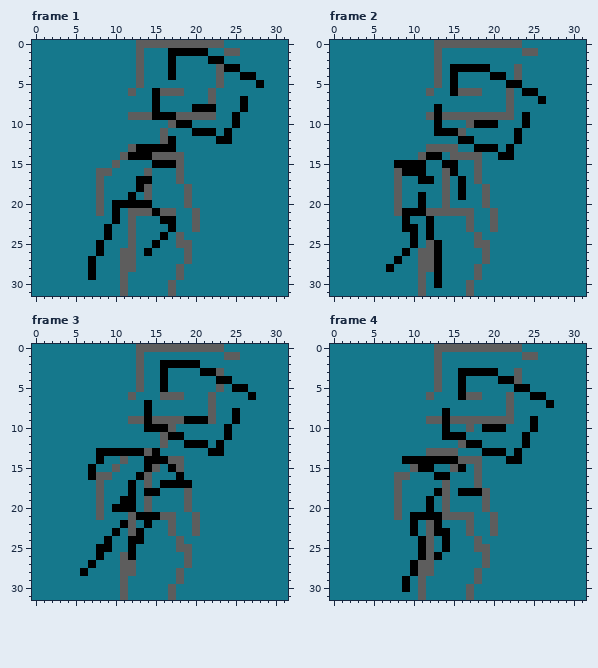
A pixel-art file gets an edit: Content/Sprites/entity.aseprite. That is the earlier state.
32x32 pixels, 4 frames. Shown: frame 1, frame 2, frame 3, frame 4.
New version:
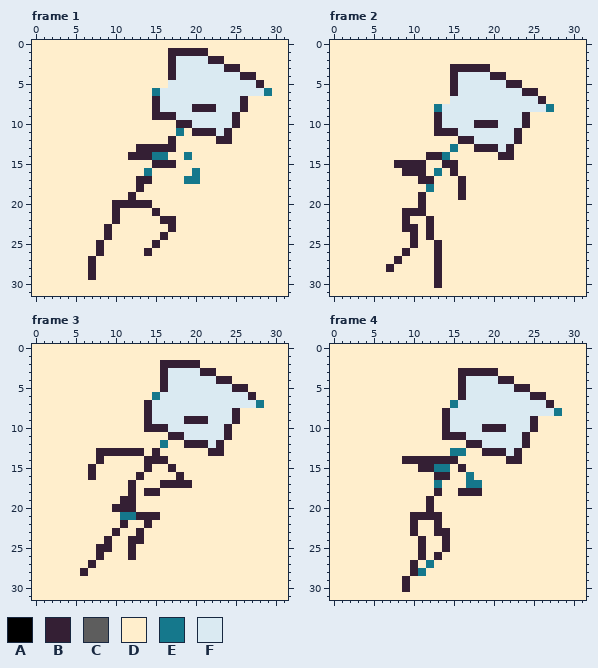
Palette (. is transparent): A #000000  B #341f34  C #5d5d5d  D #ffeecc  E #15788c  F #daeaf2
From old to new:
layer "background" added
layer "idle" now hidden
layer "luminosity" now hidden
Changed rows in their new state; - is an unchanged pixel.
Frame 1:
first column x 0:
 0 DDDDDDDDDDDDDDDDDDDDDDDDDDDDDDDD
 1 DDDDDDDDDDDDDDDDDBBBBBDDDDDDDDDD
 2 DDDDDDDDDDDDDDDDDBFFFFBBDDDDDDDD
 3 DDDDDDDDDDDDDDDDDBFFFFFFBBDDDDDD
 4 DDDDDDDDDDDDDDDDDBFFFFFFFFBBDDDD
 5 DDDDDDDDDDDDDDDDDFFFFFFFFFFFBDDD
 6 DDDDDDDDDDDDDDDEFFFFFFFFFFFFF-DD
 7 DDDDDDDDDDDDDDDBFFFFFFFFFFBDDDDD
 8 DDDDDDDDDDDDDDDBFFFFBBBFFFBDDDDD
 9 DDDDDDDDDDDDDDDBBBFFFFFFFBDDDDDD
10 DDDDDDDDDDDDDDDDDDBBFFFFFBDDDDDD
11 DDDDDDDDDDDDDDDDDD-DBBBFBDDDDDDD
12 DDDDDDDDDDDDDDDDDBDDDDDBBDDDDDDD
13 DDDDDDDDDDDDDBBBBBDDDDDDDDDDDDDD
14 DDDDDDDDDDDDBBBEEDD-DDDDDDDDDDDD
15 DDDDDDDDDDDDDDDBBBDDDDDDDDDDDDDD
16 DDDDDDDDDDDDDDEDDDDD-DDDDDDDDDDD
17 DDDDDDDDDDDDDBBDDDD--DDDDDDDDDDD
18 DDDDDDDDDDDDDBDDDDDDDDDDDDDDDDDD
19 DDDDDDDDDDDDBDDDDDDDDDDDDDDDDDDD
20 DDDDDDDDDDBBBBBDDDDDDDDDDDDDDDDD
21 DDDDDDDDDDBDDDDBDDDDDDDDDDDDDDDD
22 DDDDDDDDDDBDDDDDBBDDDDDDDDDDDDDD
23 DDDDDDDDDBDDDDDDDBDDDDDDDDDDDDDD
24 DDDDDDDDDBDDDDDDBDDDDDDDDDDDDDDD
25 DDDDDDDDBDDDDDDBDDDDDDDDDDDDDDDD
26 DDDDDDDDBDDDDDBDDDDDDDDDDDDDDDDD
27 DDDDDDDBDDDDDDDDDDDDDDDDDDDDDDDD
28 DDDDDDDBDDDDDDDDDDDDDDDDDDDDDDDD
29 DDDDDDDBDDDDDDDDDDDDDDDDDDDDDDDD
30 DDDDDDDDDDDDDDDDDDDDDDDDDDDDDDDD
31 DDDDDDDDDDDDDDDDDDDDDDDDDDDDDDDD
Frame 2:
first column x 0:
 0 DDDDDDDDDDDDDDDDDDDDDDDDDDDDDDDD
 1 DDDDDDDDDDDDDDDDDDDDDDDDDDDDDDDD
 2 DDDDDDDDDDDDDDDDDDDDDDDDDDDDDDDD
 3 DDDDDDDDDDDDDDDBBBBBDDDDDDDDDDDD
 4 DDDDDDDDDDDDDDDBFFFFBBDDDDDDDDDD
 5 DDDDDDDDDDDDDDDBFFFFFFBBDDDDDDDD
 6 DDDDDDDDDDDDDDDBFFFFFFFFBBDDDDDD
 7 DDDDDDDDDDDDDDDFFFFFFFFFFFBDDDDD
 8 DDDDDDDDDDDDDEFFFFFFFFFFFFF-DDDD
 9 DDDDDDDDDDDDDBFFFFFFFFFFBDDDDDDD
10 DDDDDDDDDDDDDBFFFFBBBFFFBDDDDDDD
11 DDDDDDDDDDDDDBBBFFFFFFFBDDDDDDDD
12 DDDDDDDDDDDDDDDDBBFFFFFBDDDDDDDD
13 DDDDDDDDDDDDDDDEDDBBBFBDDDDDDDDD
14 DDDDDDDDDDDDBB-DDDDDDBBDDDDDDDDD
15 DDDDDDDDBBBBDDBBDDDDDDDDDDDDDDDD
16 DDDDDDDDDBBBD-DBDDDDDDDDDDDDDDDD
17 DDDDDDDDDDDBBDDDBDDDDDDDDDDDDDDD
18 DDDDDDDDDDDD-DDDBDDDDDDDDDDDDDDD
19 DDDDDDDDDDDBDDDDBDDDDDDDDDDDDDDD
20 DDDDDDDDDDDBDDDDDDDDDDDDDDDDDDDD
21 DDDDDDDDDBBBDDDDDDDDDDDDDDDDDDDD
22 DDDDDDDDDBDDBDDDDDDDDDDDDDDDDDDD
23 DDDDDDDDDBBDBDDDDDDDDDDDDDDDDDDD
24 DDDDDDDDDDBDBDDDDDDDDDDDDDDDDDDD
25 DDDDDDDDDDBDDBDDDDDDDDDDDDDDDDDD
26 DDDDDDDDDBDDDBDDDDDDDDDDDDDDDDDD
27 DDDDDDDDBDDDDBDDDDDDDDDDDDDDDDDD
28 DDDDDDDBDDDDDBDDDDDDDDDDDDDDDDDD
29 DDDDDDDDDDDDDBDDDDDDDDDDDDDDDDDD
30 DDDDDDDDDDDDDBDDDDDDDDDDDDDDDDDD
31 DDDDDDDDDDDDDDDDDDDDDDDDDDDDDDDD
Frame 3:
first column x 0:
 0 DDDDDDDDDDDDDDDDDDDDDDDDDDDDDDDD
 1 DDDDDDDDDDDDDDDDDDDDDDDDDDDDDDDD
 2 DDDDDDDDDDDDDDDDBBBBBDDDDDDDDDDD
 3 DDDDDDDDDDDDDDDDBFFFFBBDDDDDDDDD
 4 DDDDDDDDDDDDDDDDBFFFFFFBBDDDDDDD
 5 DDDDDDDDDDDDDDDDBFFFFFFFFBBDDDDD
 6 DDDDDDDDDDDDDDD-FFFFFFFFFFFBDDDD
 7 DDDDDDDDDDDDDDBFFFFFFFFFFFFF-DDD
 8 DDDDDDDDDDDDDDBFFFFFFFFFFBDDDDDD
 9 DDDDDDDDDDDDDDBFFFFBBBFFFBDDDDDD
10 DDDDDDDDDDDDDDBBBFFFFFFFBDDDDDDD
11 DDDDDDDDDDDDDDDDDBBFFFFFBDDDDDDD
12 DDDDDDDDDDDDDDDDEDDBBBFBDDDDDDDD
13 DDDDDDDDBBBBBBDBDDDDDDBBDDDDDDDD
14 DDDDDDDDBDDDDDBBBDDDDDDDDDDDDDDD
15 DDDDDDDBDDDDDDBDDBDDDDDDDDDDDDDD
16 DDDDDDDBDDDDDBDDDDBDDDDDDDDDDDDD
17 DDDDDDDDDDDDBDDDBBBBDDDDDDDDDDDD
18 DDDDDDDDDDDDBDBBDDDDDDDDDDDDDDDD
19 DDDDDDDDDDDBBDDDDDDDDDDDDDDDDDDD
20 DDDDDDDDDDBBBDDDDDDDDDDDDDDDDDDD
21 DDDDDDDDDDD-EBBBDDDDDDDDDDDDDDDD
22 DDDDDDDDDDDBDDBDDDDDDDDDDDDDDDDD
23 DDDDDDDDDDBDDBDDDDDDDDDDDDDDDDDD
24 DDDDDDDDDBDDBBDDDDDDDDDDDDDDDDDD
25 DDDDDDDDBBDDBDDDDDDDDDDDDDDDDDDD
26 DDDDDDDDBDDDBDDDDDDDDDDDDDDDDDDD
27 DDDDDDDBDDDDDDDDDDDDDDDDDDDDDDDD
28 DDDDDDBDDDDDDDDDDDDDDDDDDDDDDDDD
29 DDDDDDDDDDDDDDDDDDDDDDDDDDDDDDDD
30 DDDDDDDDDDDDDDDDDDDDDDDDDDDDDDDD
31 DDDDDDDDDDDDDDDDDDDDDDDDDDDDDDDD
Frame 4:
first column x 0:
 0 DDDDDDDDDDDDDDDDDDDDDDDDDDDDDDDD
 1 DDDDDDDDDDDDDDDDDDDDDDDDDDDDDDDD
 2 DDDDDDDDDDDDDDDDDDDDDDDDDDDDDDDD
 3 DDDDDDDDDDDDDDDDBBBBBDDDDDDDDDDD
 4 DDDDDDDDDDDDDDDDBFFFFBBDDDDDDDDD
 5 DDDDDDDDDDDDDDDDBFFFFFFBBDDDDDDD
 6 DDDDDDDDDDDDDDDDBFFFFFFFFBBDDDDD
 7 DDDDDDDDDDDDDDD-FFFFFFFFFFFBDDDD
 8 DDDDDDDDDDDDDDBFFFFFFFFFFFFF-DDD
 9 DDDDDDDDDDDDDDBFFFFFFFFFFBDDDDDD
10 DDDDDDDDDDDDDDBFFFFBBBFFFBDDDDDD
11 DDDDDDDDDDDDDDBBBFFFFFFFBDDDDDDD
12 DDDDDDDDDDDDDDDDDBBFFFFFBDDDDDDD
13 DDDDDDDDDDDDDDDE-DDBBBFBDDDDDDDD
14 DDDDDDDDDBBBBBBBDDDDDDBBDDDDDDDD
15 DDDDDDDDDDDBB--DBDDDDDDDDDDDDDDD
16 DDDDDDDDDDDDDBBDD-DDDDDDDDDDDDDD
17 DDDDDDDDDDDDD-DDD-EDDDDDDDDDDDDD
18 DDDDDDDDDDDDDBDDBBBDDDDDDDDDDDDD
19 DDDDDDDDDDDDBDDDDDDDDDDDDDDDDDDD
20 DDDDDDDDDDDDBDDDDDDDDDDDDDDDDDDD
21 DDDDDDDDDDBBBBDDDDDDDDDDDDDDDDDD
22 DDDDDDDDDDBDDBDDDDDDDDDDDDDDDDDD
23 DDDDDDDDDDBDDBBDDDDDDDDDDDDDDDDD
24 DDDDDDDDDDDBDDBDDDDDDDDDDDDDDDDD
25 DDDDDDDDDDDBDDBDDDDDDDDDDDDDDDDD
26 DDDDDDDDDDDBDBDDDDDDDDDDDDDDDDDD
27 DDDDDDDDDDBDEDDDDDDDDDDDDDDDDDDD
28 DDDDDDDDDDBEDDDDDDDDDDDDDDDDDDDD
29 DDDDDDDDDBDDDDDDDDDDDDDDDDDDDDDD
30 DDDDDDDDDBDDDDDDDDDDDDDDDDDDDDDD
31 DDDDDDDDDDDDDDDDDDDDDDDDDDDDDDDD
Boxes around the changes in both pictures, in picture pixels (x1, y1, x2, y2):
changed: (32, 40, 288, 296)
changed: (330, 40, 586, 296)
changed: (32, 344, 288, 600)
changed: (330, 344, 586, 600)
